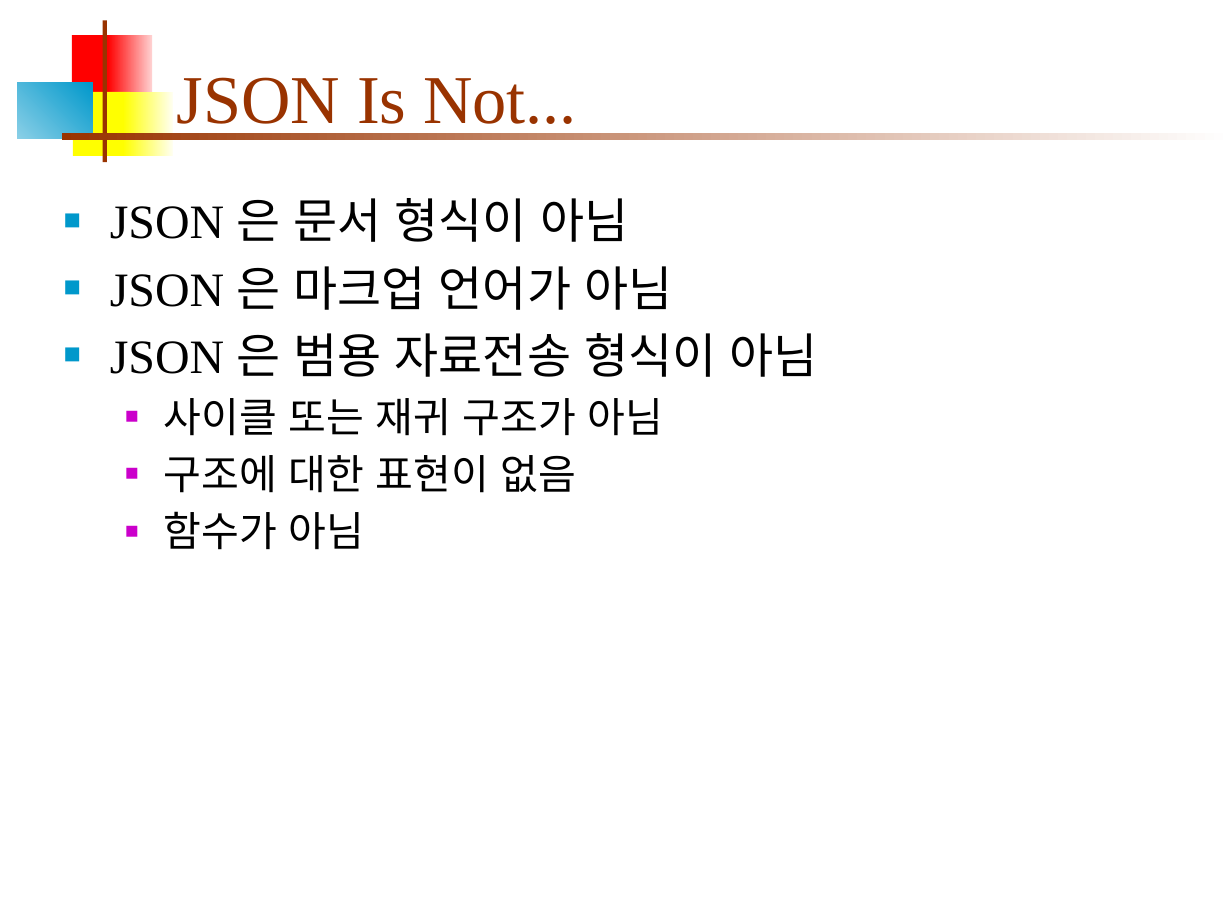
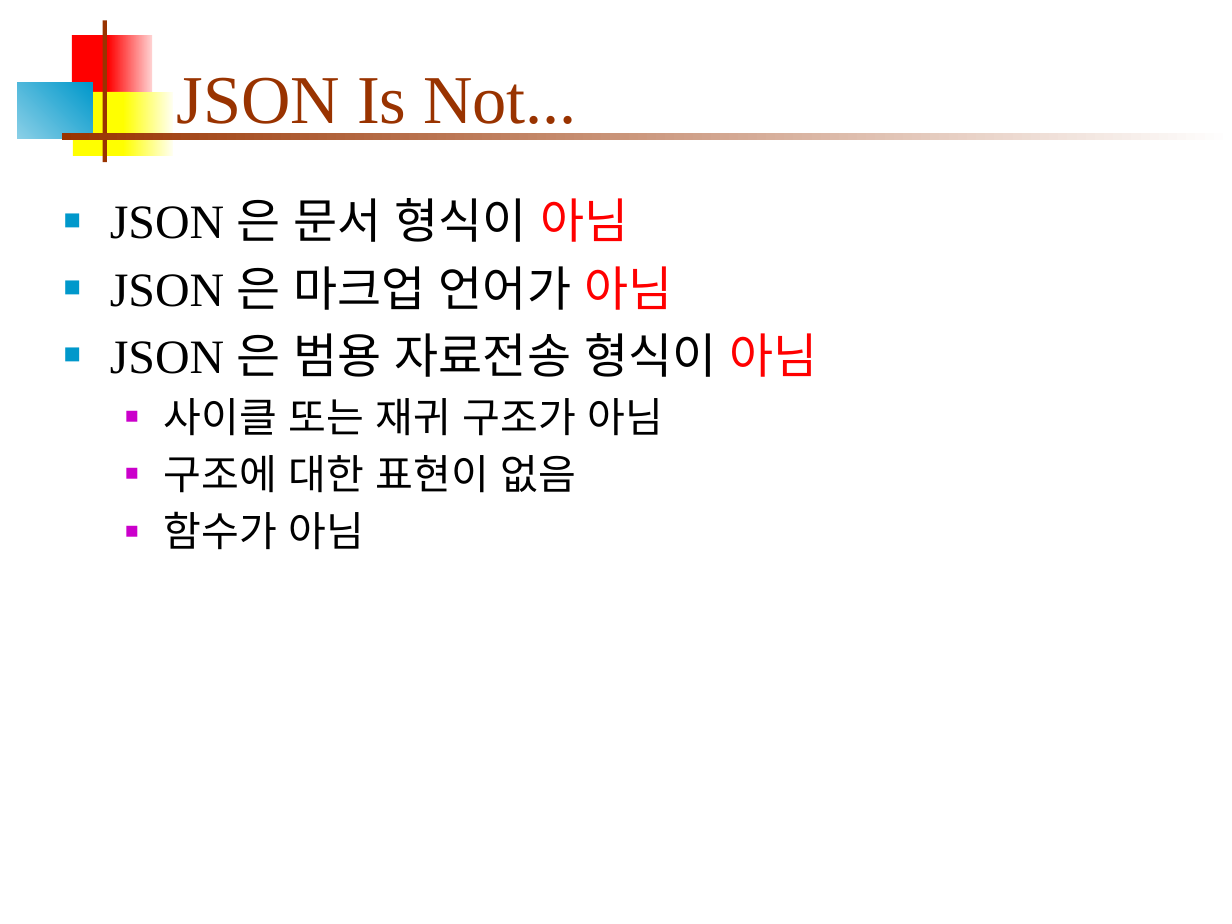
Before and after one commit to iceman67/DataAnalysis, a slide deck: slide 6 of 6wk-JSON-2020.pptx. Drawn at 1232x924 pixels with LibreOffice and Linux fonts; fonts in the diff are those of the drawing. Boxes give left, top, right and bottom in pixels: in the first picture for what was removed or moved away, otherwise in the second. Text is boxed around its words. In the diff, an @@ line names an element or a change of style, - is before the commit and + after.

```diff
--- a/6wk-JSON-2020.pptx
+++ b/6wk-JSON-2020.pptx
@@ text at (110, 198, 818, 377): text colour #000000 to #FF0000 in "아님", "아님", "아님" @@
```
Also in this commit, not shown: 2 slides added.
